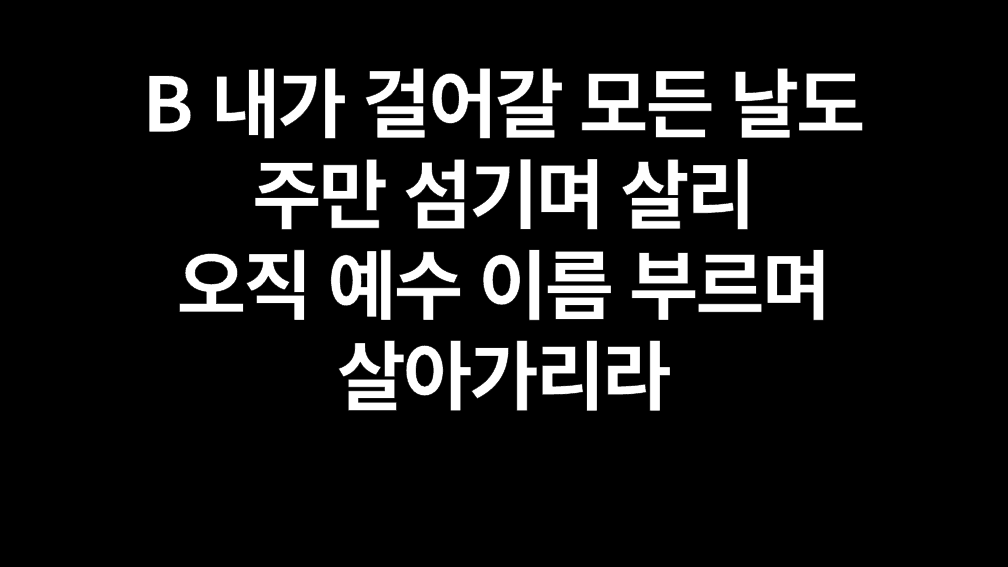
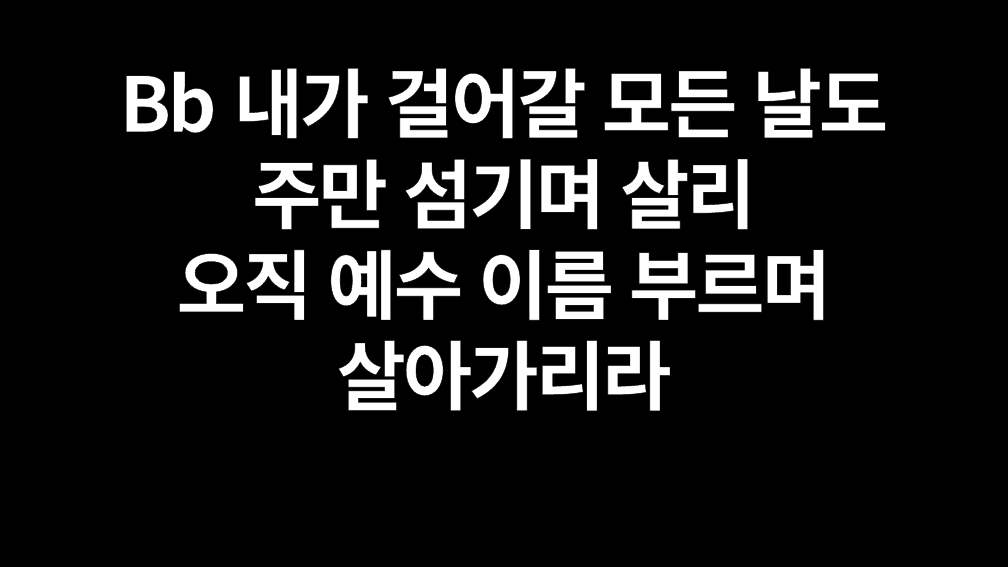
Before and after one commit to JohnHaan/lyrics-generator, a slide deck: slide 7 of songs/song-04/song.pptx. Drawn at 1008x567 pixels with LibreOffice and Linux fonts; fonts in the diff are those of the drawing. Boxes give left, top, right and bottom in pixels: in the first picture for what was removed or moved away, otherwise in the second. Text is boxed around its words. In the diff, an @@ line names an element or a change of style, - is before the commit and + after.

```diff
--- a/songs/song-04/song.pptx
+++ b/songs/song-04/song.pptx
@@ text at (120,68,888,139): text changed @@
-B 내가 걸어갈 모든 날도
+Bb 내가 걸어갈 모든 날도
```
Also in this commit, not shown: 6 other slides changed, 11 other files.
